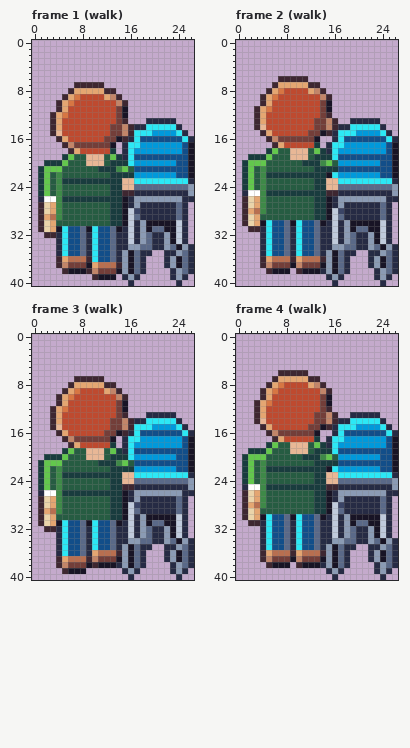
Pixel-art file, stored at art/depths/stroller@56.aseprite. The first picture shows the starting point.
27x41 pixels, 4 frames. Shown: frame 1 (walk), frame 2 (walk), frame 3 (walk), frame 4 (walk). The commit also changed other frames, which this record leaves out.
And afterwards:
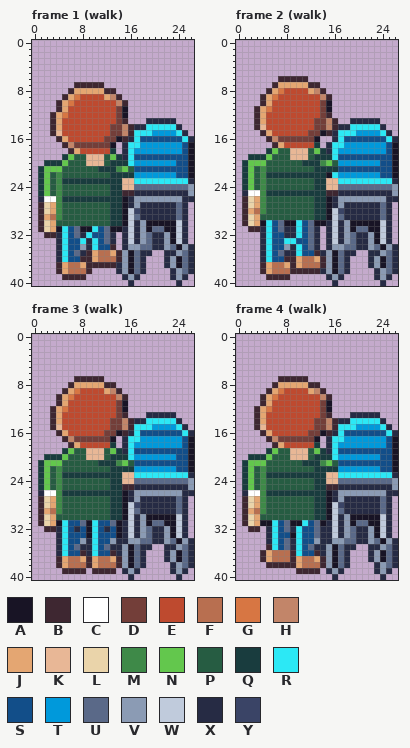
Palette (. is transparent): A #181425  B #3e2731  C #ffffff  D #733e39  E #be4a2f  F #b86f50  G #d77643  H #c28569  J #e4a672  K #e8b796  L #ead4aa  M #3e8948  N #63c74d  P #265c42  Q #193c3e  R #2ce8f5  S #124e89  T #0099db  U #5a6988  V #8b9bb4  W #c0cbdc  X #262b44  Y #3a4466
The exact change:
--- frame 1 (walk)
@@ x 2..16 @@
 30 LJPPPPPPPPPQQAW
-31 LJARSSUARSSUAXW
-32 BBXRSSUXRSSUXXW
-33 ..XRSSUXRSSUXXW
-34 ..XRSSUXRSSUXXV
-35 ..XRSSUXRSSUXVA
-36 ..BJFFFBRSSUXVA
-37 ..BHDDDAJFFFBVA
-38 ...BAAABHDDDAVA
-39 ........BAAA.XV
+31 LJARSUAARSUAAXW
+32 BBXRSUXRSSUX.XW
+33 ..XRSSRXRSUX.XW
+34 ..XRSSVXRSSB.XV
+35 ..XRSUXBJFFJBVA
+36 ..XRSSBBJFFFBVA
+37 ..BJFFJBBBBBXVA
+38 ..BJFFFB....XVA
+39 ...BBBB......XV
 40 ..............X
--- frame 2 (walk)
@@ x 2..16 @@
 29 LJPPPPPPPPPQQAW
-30 LJARSSUARSSUAXW
-31 BBXRSSUXRSSUXXW
-32 ..XRSSUXRSSUXXW
-33 ..XRSSUXRSSUXXW
-34 ..XRSSUXRSSUXXV
-35 ..XRSSUXRSSUXVA
-36 ..BJFFFBJFFFBVA
-37 ..BHDDDAHDDDAVA
-38 ...BAAA.BAAAXVA
-39 .............XV
+30 LJARSUAARSUAAXW
+31 BBXRSUXXRSUX.XW
+32 ..XRSSXXRSUX.XW
+33 ..XRSSRRSSUX.XW
+34 ..XRSSVXRSUX.XV
+35 ..XRSUXXRSSBXVA
+36 ..XRSSBBJFFJBVA
+37 ..BJFFJBJFFFBVA
+38 ..BJFFFBBBBBXVA
+39 ...BBBB......XV
 40 ..............X
--- frame 3 (walk)
@@ x 3..16 @@
 31 JARSSUARSSUAXW
-32 BXRSSUXRSSUXXW
-33 .XRSSUXRSSUXXW
-34 .XRSSUXRSSUXXV
-35 .XRSSUXRSSUXVA
-36 .XRSSUXJFFFBVA
-37 .BJFFFBHDDDAVA
-38 .BHDDDABAAAXVA
-39 ..BAAA......XV
+32 BXRSXSARSXSAXW
+33 .XRSSSARSSSAXW
+34 .XRSSVXRSSVXXV
+35 .XRSUXXRSUXXVA
+36 .XRSSBXRSSBXVA
+37 .BJFFJBJFFJBVA
+38 .BJFFFBJFFFBVA
+39 ..BBBB.BBBB.XV
 40 .............X
--- frame 4 (walk)
@@ x 0..26 @@
  5 ...........................
- 6 .......BBBBB...............
- 7 ......BJJJJJBB.............
- 8 .....BJGEEEEJHB............
- 9 ....BJGEEEEEEEHB...........
-10 ....BJEEEEEEEEDA...........
-11 ...BJGEEEEEEEEDA...........
-12 ...BJEEEEEEEEEDB...........
-13 ...BJEEEEEEEEDDHB..XXXXX...
-14 ...BKEEEEEEEEDDHBXXRRRRRX..
-15 ....BJEEEEEEDDABXRRRTTTTRX.
-16 .....BHDDDDDDA..XRSSSSSSSRX
-17 ......BJEEEEEQ.XRRTTTTTTTSA
-18 .....QNPPKKKPNQXRTTTTTTTTSA
-19 ..QQQNPPPKKKPQQQRSSSSSSSSSA
-20 .QNNNPPPPPPQQQMNPTTTTTTTSSA
-21 .QNPMPPPPPPPPQQQQSSSSSSSSSA
-22 .QNPMQQQQQQQQQQARTTTTTTTSSA
-23 .QNPMPPPPPPPPQQKKRRRRRRRRRX
+ 6 ...........................
+ 7 .......BBBBB...............
+ 8 ......BJJJJJBB.............
+ 9 .....BJGEEEEJHB............
+10 ....BJGEEEEEEEHB...........
+11 ....BJEEEEEEEEDA...........
+12 ...BJGEEEEEEEEDA...........
+13 ...BJEEEEEEEEEDB...XXXXX...
+14 ...BJEEEEEEEEDDHBXXRRRRRX..
+15 ...BKEEEEEEEEDDHBRRRTTTTRX.
+16 ....BJEEEEEEDDABXRSSSSSSSRX
+17 .....BHDDDDDDA.XRRTTTTTTTSA
+18 ......BJEEEEEQ.XRTTTTTTTTSA
+19 .....QNPPKKKPNQXRSSSSSSSSSA
+20 ..QQQNPPPKKKPQQQRTTTTTTTSSA
+21 .QNNNPPPPPPQQQMNPSSSSSSSSSA
+22 .QNPMPPPPPPPPQQQQTTTTTTTSSA
+23 .QNPMQQQQQQQQQQKKRRRRRRRRRX
 24 .QNPMPPPPPPPPQQKKUUUUUUUUUV
-25 .XCCMQQQQQQQQQQBBXXXXXXXXXV
-26 .BLJMPPPPPPPPQQAXVVVVVVVVXX
+25 .QNPMPPPPPPPPQQBBXXXXXXXXXV
+26 .XCCMQQQQQQQQQQAXVVVVVVVVXX
 27 .BLJMPPPPPPPPQQAXVXXXXXXUX.
-28 .BJFMPPPPPPPPQQAWYXXXXXXUX.
-29 .BLJPPPPPPPPPQQAWUXXXXXXUX.
-30 .BLJARSSUARSSUAXWXVAAAAAWX.
-31 ..BBXRSSUXRSSUXXWXVAUUAAWX.
-32 ....XRSSUXRSSUXXWXVUXXVAWX.
-33 ....XRSSUXRSSUXXWXVUXXVAWX.
-34 ....XRSSUXRSSUXXVVUUXXVUAVX
-35 ....XRSSUXRSSUXVAUXX..XXVUX
-36 ....BJFFFBJFFFBVAUX...XVAUX
-37 ....BHDDDAHDDDAVAUX...XVAUX
-38 .....BAAA.BAAAXVAUX....XVUX
-39 ...............XVX.....XVX.
+28 .BLJMPPPPPPPPQQAWYXXXXXXUX.
+29 .BJFMPPPPPPPPQQAWUXXXXXXUX.
+30 .BLJPPPPPPPPPQQAWXVAAAAAWX.
+31 .BLJAARSUAARSUAXWXVAUUAAWX.
+32 ..BB.XRSUXRSSUXXWXVUXXVAWX.
+33 .....XRSSARSSUXXWXVUXXVAWX.
+34 .....XRSUXRSSVXXVVUUXXVUAVX
+35 .....BRSUXRSUXXVAUXX..XXVUX
+36 ....BJFFFBRSSBXVAUX...XVAUX
+37 ....BJFFFBJFFJBVAUX...XVAUX
+38 .....BBBBBJFFFBVAUX....XVUX
+39 ..........BBBB.XVX.....XVX.
 40 ................X.......X..
Where, in picture pixels (left, top, right, bottom), the same in both pictures:
changed: (56, 226, 122, 280)
changed: (260, 220, 326, 280)
changed: (62, 526, 122, 574)
changed: (242, 370, 338, 574)
